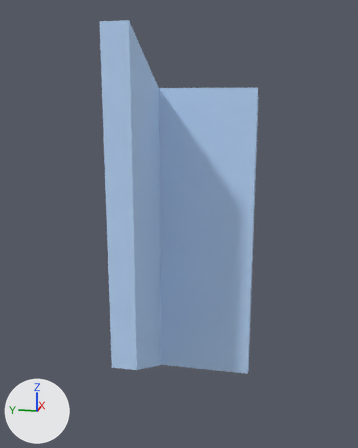
Two versions of the glTF model assets/Module_Blocky/SM_WallCornerStairs_In_1x2_01b.glb, one commit apart.
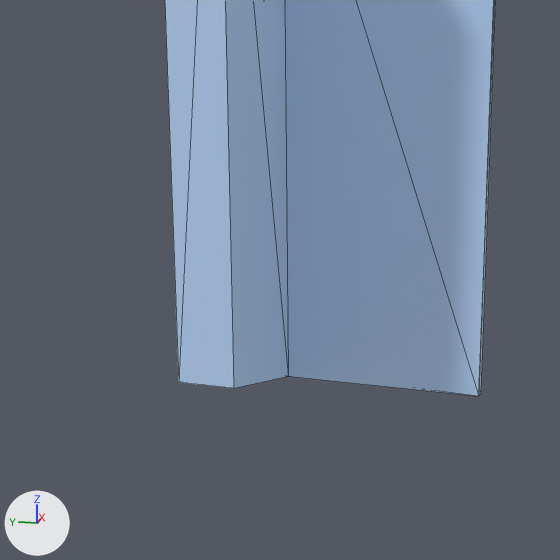
There are two pictures of each version: one whole from a 50 mm camera at (-4.29, -0.19, 2.49) aimed at (-0.5, 0.57, 1.54), one close up on the part from 9% to 79% of the width and 43% to 100% of the height. Arrows for +X, +Y and +Z are at lower left; the lights stay in place. The close-ups show mesh edges as thin lines. Objects named as collision shapes, trigger or cutter boxes, shadow casters or lower levels of detail are left out. Where no turn or scale is listed for an object, it has been applied to the vertices. Vertices at the same position are counted once.

The scene before the commit, as lines of its bpy script (objects in view):
```python
me_cube_070 = bpy.data.meshes.new('Cube.070')
me_cube_070.from_pydata(...)  # 16 vertices, 28 faces; spans x -1.0..0.0, y 0.0..1.0, z 0.0..3.0
me_cube_070.materials.append(mat_m_wall_01a)  # blue #bedcff
# before: 4 (-0.2, 0.8, 0.1) at pixel (288, 376), 6 (-0.2, 1.0, 0.1), 8 (-0.2, 0.0, 0.1) at pixel (478, 396)
ob_sm_wallcornerstairs_in_1x2_01b = bpy.data.objects.new('SM_WallCornerStairs_In_1x2_01b', me_cube_070)
ob_sm_wallcornerstairs_in_1x2_01b.location = (0.0, 0.0, 0.0)
```
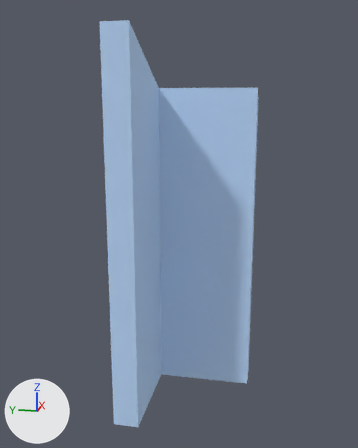
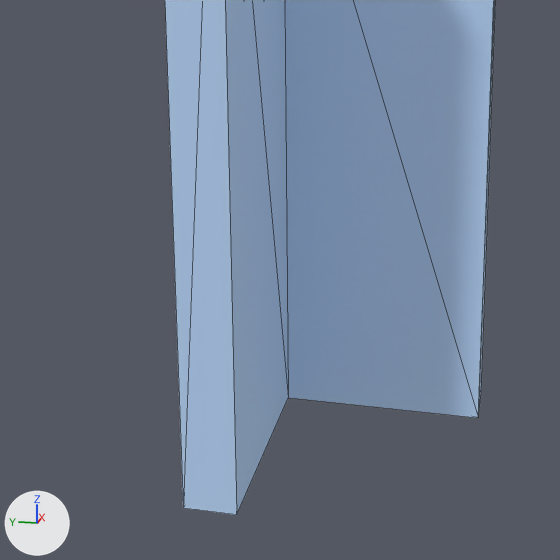
Location of each change, [x1, y1, x2, y2] in pixels of the close-ups (560 x 560 px):
'SM_WallCornerStairs_In_1x2_01b', reshaped
    before: [165, 0, 496, 396]
    after: [165, 0, 496, 515]

Diff of the bpy script that builds the scene:
```diff
--- a/assets/Module_Blocky/SM_WallCornerStairs_In_1x2_01b.glb.py
+++ b/assets/Module_Blocky/SM_WallCornerStairs_In_1x2_01b.glb.py
@@ me_cube_070 @@
 me_cube_070.from_pydata(...)  # 16 vertices, 28 faces; spans x -1.0..0.0, y 0.0..1.0, z 0.0..3.0
 # used by ob_sm_wallcornerstairs_in_1x2_01b; location = (0.0, 0.0, 0.0)
-me_cube_070.vertices[2].co = (-1.0, 0.8, 0.5)  # pixel (233, 388)
-me_cube_070.vertices[11].co = (-1.0, 1.0, 0.5)  # pixel (178, 382)
+# me_cube_070 part 1
+for i in [4, 6, 8]: me_cube_070.vertices[i].co += Vector((0.0, 0.0, -0.1))
+me_cube_070.vertices[2].co = (-1.0, 0.8, 0.0)  # pixel (236, 514)
+me_cube_070.vertices[11].co = (-1.0, 1.0, 0.0)  # pixel (183, 508)
 me_cube_070.materials.append(mat_m_wall_01a)
```
